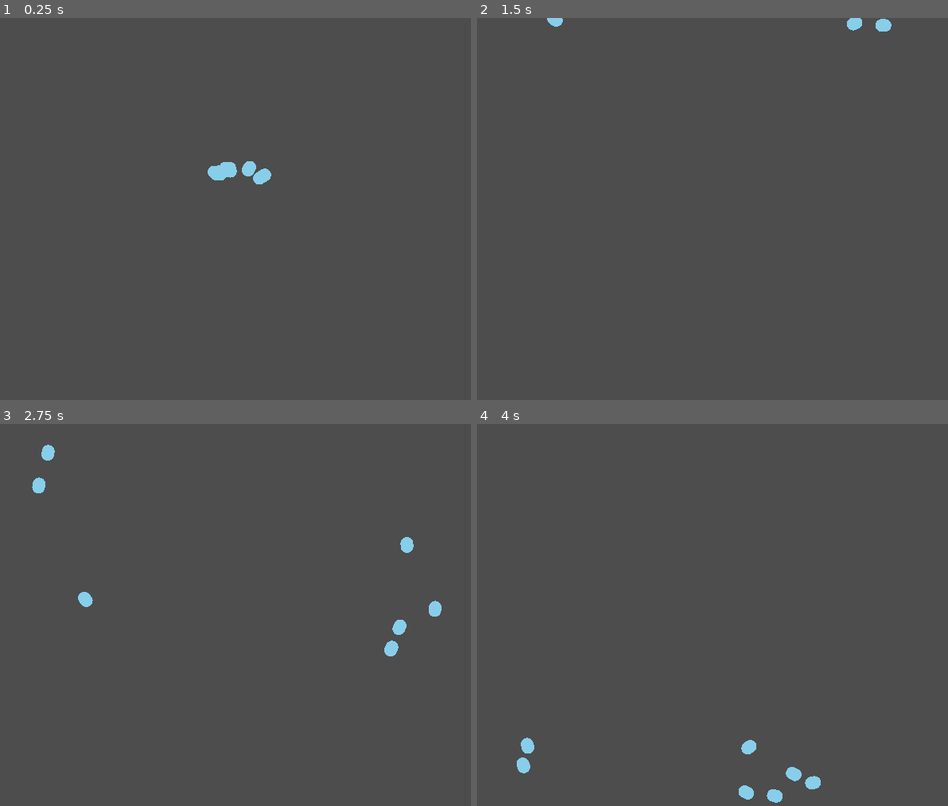
Above: before the commit, frames 1-4 (two rows, left to right).
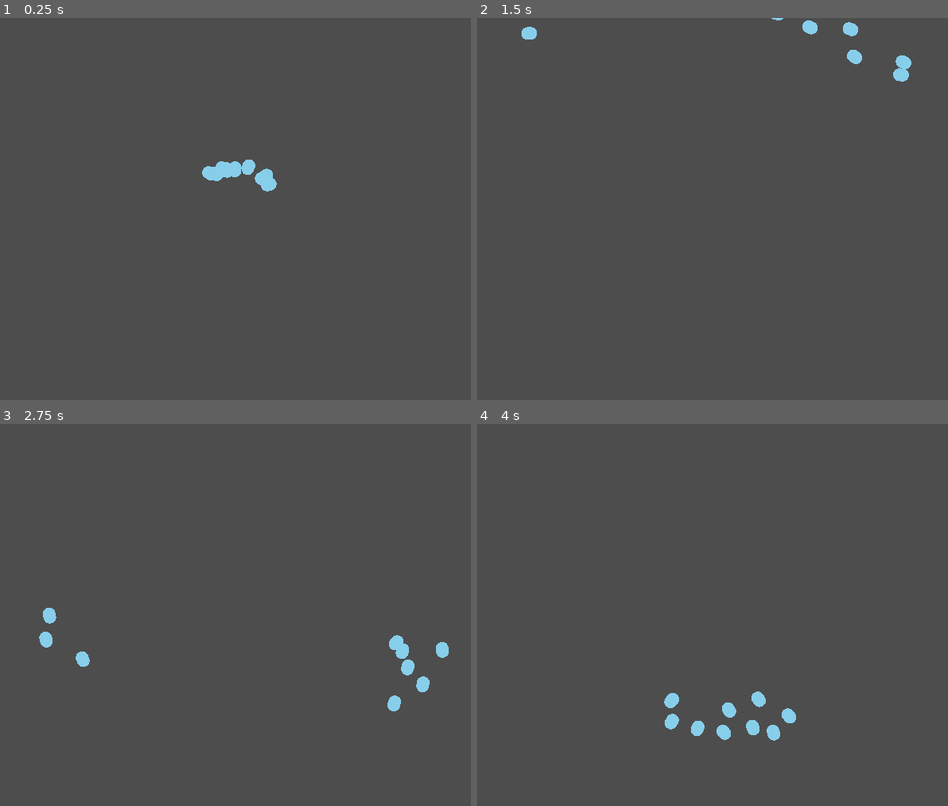
Above: after the commit, the same moments.

Repository: stevemjcu/Pond
Game: Godot game, scene res://scenes/main.tscn
Two runs of this game, one before a commit and one after it. Both use one fixed random seed, a clock stepped at 60 frames per second and the inputs below.
Inputs (mouse positions are in pixels of both pictures, inside the frame that each line leads up to):
- Up to frame 1 (0.25 s): no input
- Up to frame 2 (1.5 s): move the mouse to (839, 189) at 0.52 s; hold D (right) 0.53-1.25 s; click (839, 189) at 0.67 s; drag from (599, 228) to (726, 25) at 1.27 s
- Up to frame 3 (2.75 s): move the mouse to (292, 530) at 2.02 s; hold D (right) from 2.03 s (still down); click (292, 530) at 2.17 s
- Up to frame 4 (4 s): release D (right) at 2.75 s; drag from (684, 691) to (910, 611) at 2.77 s; move the mouse to (882, 672) at 3.52 s; hold A (left) from 3.53 s (still down); click (882, 672) at 3.67 s

The runs differ from the first frame. In frame 1, 0.2% of the frame differs, in the area x 42-59%, y 37-46%; in frame 2, 0.7%; in frame 3, 1.4%; in frame 4, 1.5%, in the area x 8-73%, y 70-100%.

Commit message:
Clean up bevy and take mouse input

Diff:
--- a/scripts/bevy.gd
+++ b/scripts/bevy.gd
@@ -1,14 +1,12 @@
 class_name Bevy
 extends Node2D
 
-
-@export var turn_rate := 4
-@export var player := false
 
 @export var color: Color
 @export var group: String
 
 var _members: Array[Boid]
+var _goal: Vector2
 
 
 func add_member(boid: Boid) -> void:
@@ -24,12 +22,28 @@
 
 
 func _physics_process(delta: float) -> void:
+	# TODO: Use goal to update goal-seeking vector
 	position = _average_position()
+	rotation = _average_rotation()
+
+
+func _input(event):
+	if event is InputEventMouseButton:
+		if event.button_index == MOUSE_BUTTON_LEFT:
+			_goal = event.position
 
 
 func _average_position() -> Vector2:
-	var average := Vector2.ZERO
+	var position := Vector2.ZERO
 	for member in _members:
-		average += member.position
-	average /= _members.size()
-	return average
+		position += member.position
+	position /= _members.size()
+	return position
+
+
+func _average_rotation() -> float:
+	var rotation := 0.0
+	for member in _members:
+		rotation += member.rotation
+	rotation /= _members.size()
+	return rotation
--- a/scripts/boid.gd
+++ b/scripts/boid.gd
@@ -105,7 +105,7 @@
 # Tend to stay close to group
 func _approach_bevy() -> Vector2:
 	var impulse = Vector2.ZERO
-	if bevy == null or (bevy.position - position).length() < bevy_margin:
+	if (bevy.position - position).length() < bevy_margin:
 		return impulse
 	impulse = bevy.position - position
 	return impulse * approach_factor / 8
--- a/scripts/main.gd
+++ b/scripts/main.gd
@@ -6,14 +6,13 @@
 
 
 func _ready() -> void:
-	_instantiate_swarm("a", 7, Color.SKY_BLUE, false)
+	_instantiate_swarm("a", 9, Color.SKY_BLUE)
 
 
-func _instantiate_swarm(group: String, count: int, color: Color, player: bool) -> void:
+func _instantiate_swarm(group: String, count: int, color: Color) -> void:
 	var bevy := bevy_scene.instantiate() as Bevy
 	bevy.group = group
 	bevy.color = color
-	bevy.player = player
 	add_child(bevy)
 	var position := get_viewport_rect().get_center()
 	var velocity := Vector2.from_angle(randf_range(0, 2 * PI))
